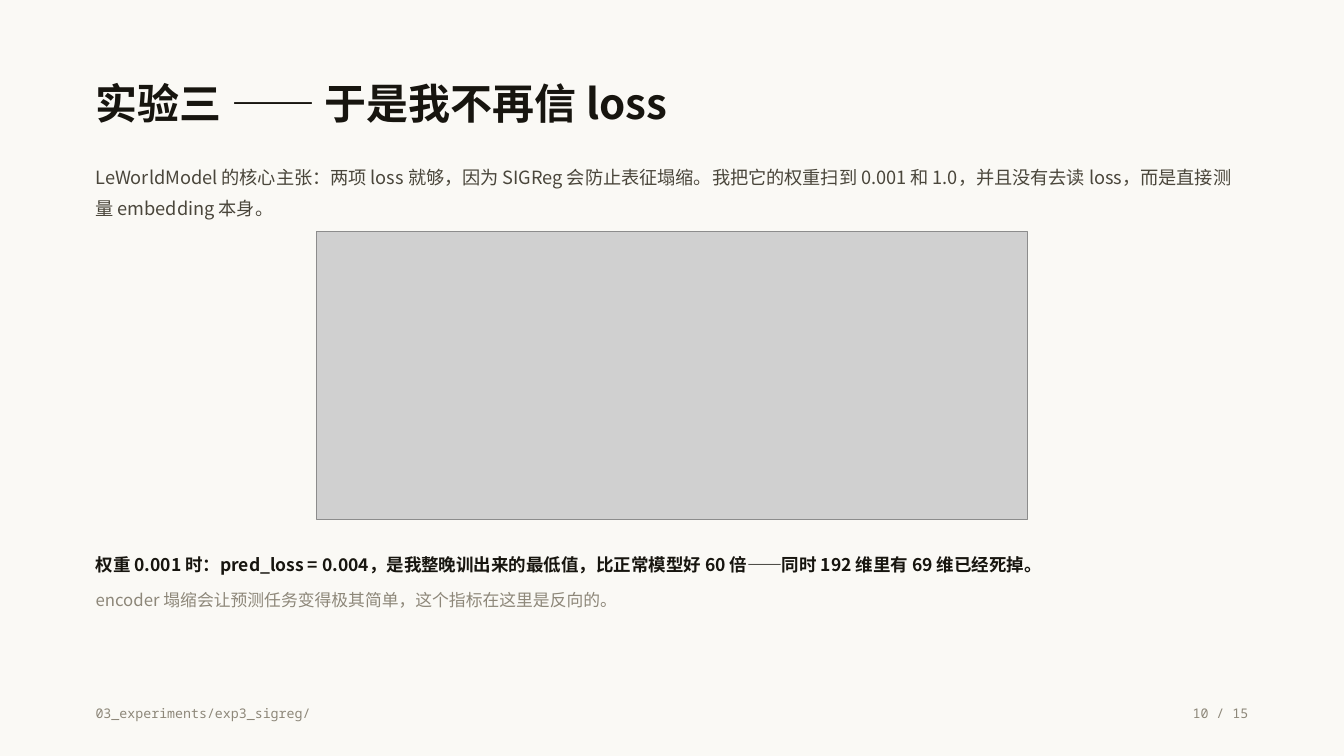
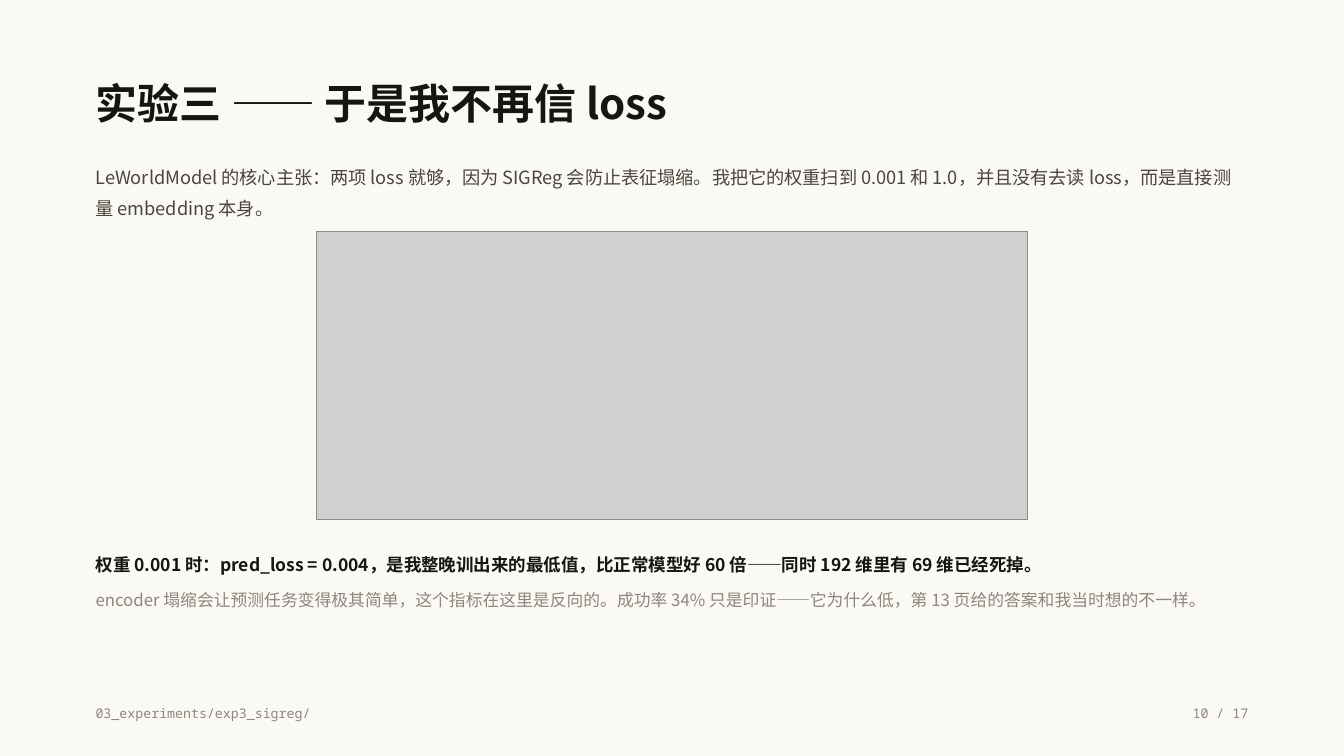
Before and after one commit to ZephyrFinn/world-models-study, a slide deck: slide 10 of slides/世界模型的两条路线.pptx. Drawn at 1344x756 pixels with LibreOffice and Linux fonts; fonts in the diff are those of the drawing; grey boxes stand for pictures. Boxes give left, top, right and bottom in pixels: in the first picture for what was removed or moved away, otherwise in the second. Text is boxed around its words. In the diff, an @@ line names an element or a change of style, - is before the commit and + after.

```diff
--- a/slides/世界模型的两条路线.pptx
+++ b/slides/世界模型的两条路线.pptx
@@ text at [96, 592, 1206, 608]: text changed @@
-encoder 塌缩会让预测任务变得极其简单，这个指标在这里是反向的。
+encoder 塌缩会让预测任务变得极其简单，这个指标在这里是反向的。成功率 34% 只是印证——它为什么低，第 13 页给的答案和我当时想的不一样。
@@ text at [1193, 708, 1248, 718]: text changed @@
-10 / 15
+10 / 17
```
Also in this commit, not shown: 13 other slides changed, 3 slides added, 1 slide removed, 4 other files.
